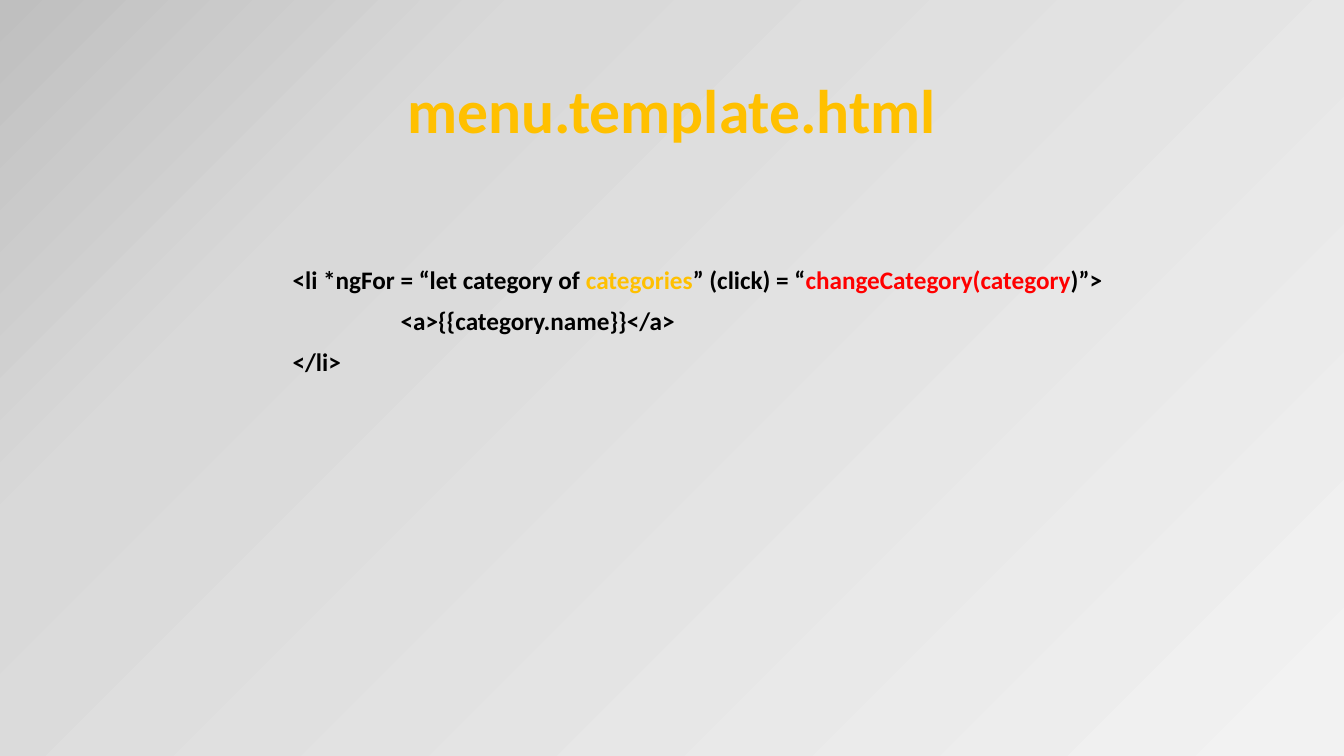
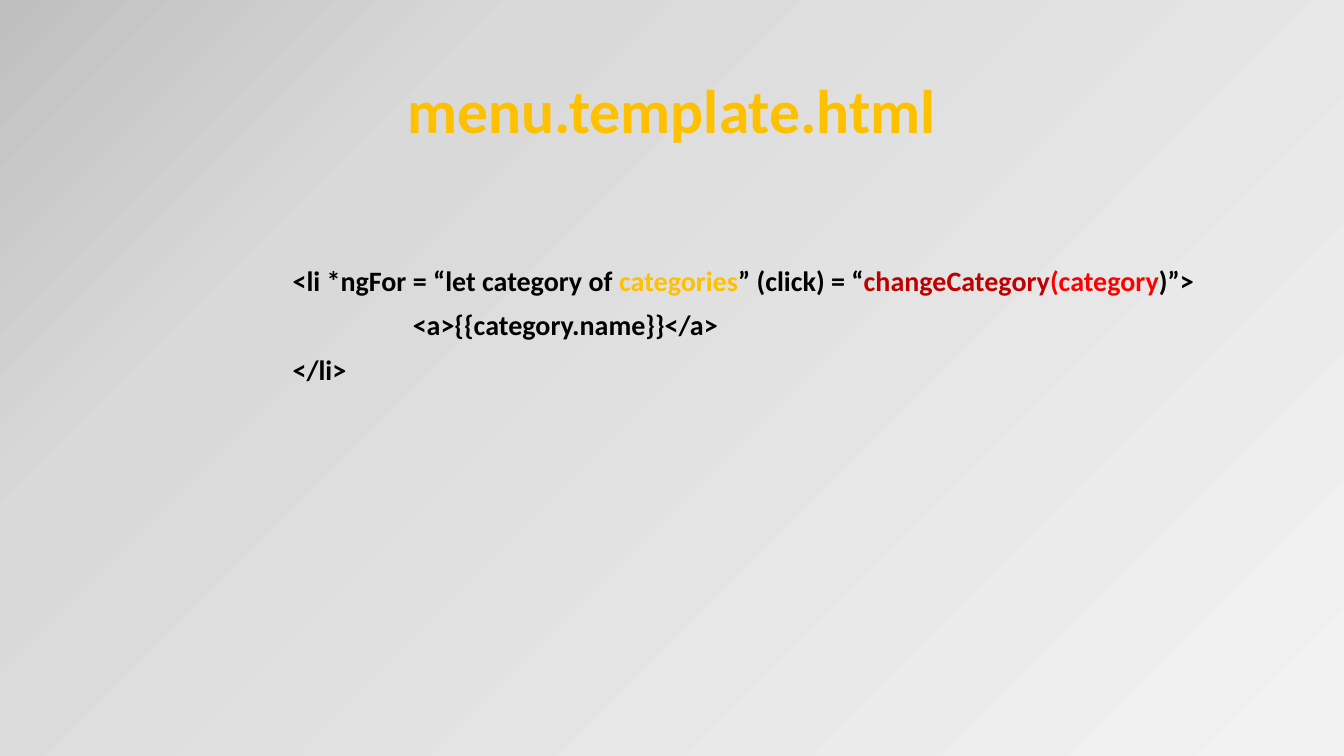
Before and after one commit to OrdinaNederland/hackjam-angular, a slide deck: slide 46 of Angular2.pptx (slide 44 before the commit). Drawn at 1344x756 pixels with LibreOffice and Linux fonts; fonts in the diff are those of the drawing. Boxes give left, top, right and bottom in pixels: in the first picture for what was removed or moved away, otherwise in the second. Text is boxed around its words. In the diff, an @@ line names an element or a change of style, - is before the commit and + after.

```diff
--- a/Angular2.pptx
+++ b/Angular2.pptx
@@ text "<li *ngFor = “let category ..." at box(293, 270, 1193, 382): size 18 to 20 pt; text colour #FF0000 to #C00000 in "“changeCategory(category)”>" @@
```
Also in this commit, not shown: 11 other slides changed, 2 slides added, 1 other file.
